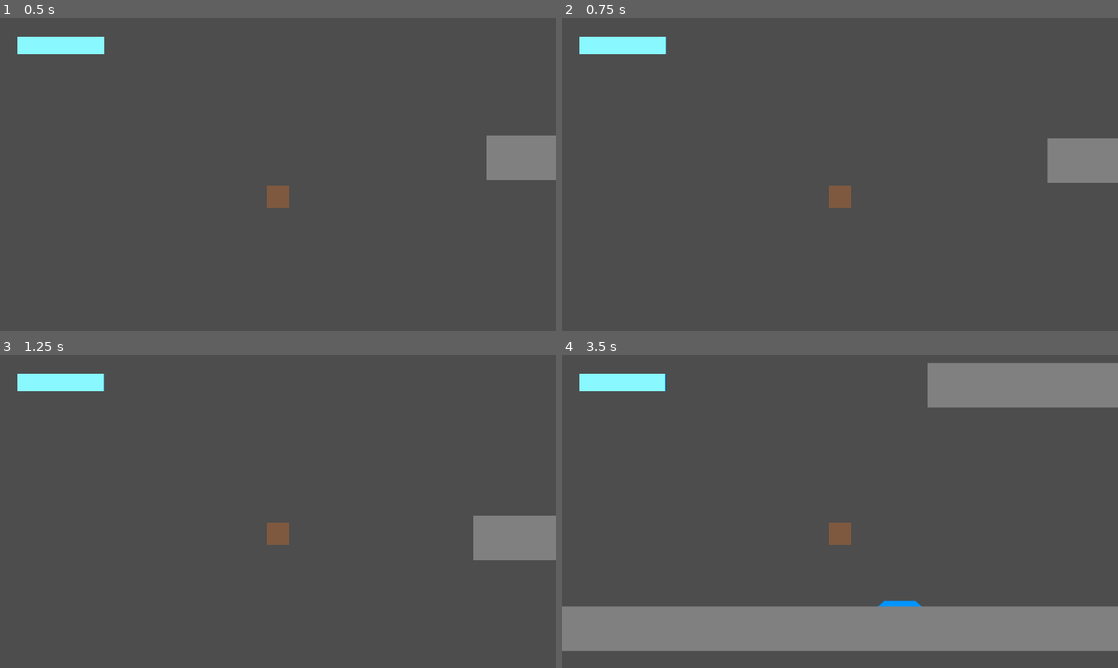
Above: before the commit, frames 1-4 (two rows, left to right).
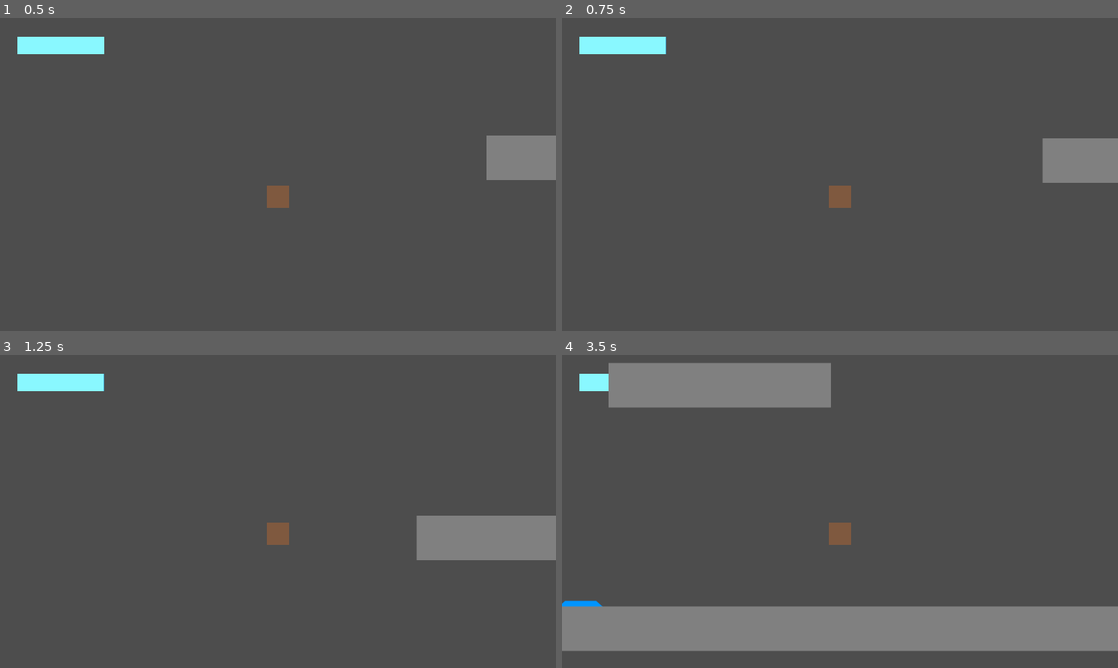
Above: after the commit, the same moments.

Repository: il-Gallone/SpeedJam6
Game: Godot game, scene res://Scenes/test_scene.tscn
Two runs of this game, one before a commit and one after it. Both use one fixed random seed, a clock stepped at 60 frames per second and the inputs below.
Inputs (mouse positions are in pixels of both pictures, inside the frame that each line leads up to):
- Up to frame 1 (0.5 s): no input
- Up to frame 2 (0.75 s): move the mouse to (962, 158) at 0.52 s; hold Right (ui_right) from 0.53 s (still down); tap Space (jump) at 0.6 s
- Up to frame 3 (1.25 s): keep holding Right (ui_right); tap Space (jump) at 0.77, 1.07 s
- Up to frame 4 (3.5 s): move the mouse to (728, 527) at 1.27 s; click (728, 527) at 1.35 s; tap Space (jump) at 1.52, 1.55, 1.82, 2.1, 3.02, 3.05, 3.32 s; move the mouse to (895, 442) at 2.02 s; release Right (ui_right) at 2.03 s; hold Left (ui_left) 2.03-2.78 s; tap Enter at 2.75 s; move the mouse to (812, 574) at 2.77 s; hold Right (ui_right) from 2.78 s (still down); click (812, 574) at 2.85 s

Frame 1 is identical in both runs. In frame 2, 0.1% of the frame differs, in the area x 86-88%, y 38-53%; in frame 3, 1.5%; in frame 4, 11%, in the area x 0-100%, y 2-81%.

Commit message:
Movement feel improved

Diff:
--- a/Scenes/test_scene.tscn
+++ b/Scenes/test_scene.tscn
@@ -27,7 +27,6 @@
 texture = ExtResource("1_1axl6")
 
 [node name="GrapplingHook" type="RayCast2D" parent="Player"]
-scale = Vector2(1, 1)
 target_position = Vector2(0, 0)
 
 [node name="Rope" type="Line2D" parent="Player"]
--- a/Scripts/PlayerController.gd
+++ b/Scripts/PlayerController.gd
@@ -2,15 +2,15 @@
 
 
 @export_category("Movement Parameters")
-@export var maxSpeed: float = 150.0
-@export var acceleration: float = 150.0
-@export var jump_speed: float = -400.0
-@export var airMaxSpeedMod: int = 3
-@export var frictionMod: float = 300.0
-@export var maxSpeedDecel: float = 12.5
+@export var maxSpeed: float = 400.0
+@export var acceleration: float = 800.0
+@export var jump_speed: float = -800.0
+@export var airMaxSpeedMod: int = 2
+@export var frictionMod: float = 800.0
+@export var maxSpeedDecel: float = 1000
 @export var jumpBufferTime: float = 0.1
 @export var maxJumpsAvailable: int = 1
-@export var maxGrappleLength: float = 800.0
+@export var maxGrappleLength: float = 900.0
 
 
 var maxBattery: float = 500.0
@@ -142,7 +142,7 @@
 	jumpsAvailable -= 1
 
 func HookExtend(delta):
-	$GrapplingHook.target_position += Vector2(4000*hookDir, -4000)*delta
+	$GrapplingHook.target_position += Vector2(6000*hookDir, -6000)*delta
 	if $GrapplingHook.target_position.y < -maxGrappleLength:
 		$GrapplingHook.target_position = Vector2(maxGrappleLength*hookDir, -maxGrappleLength)
 		isHookFlying = false
@@ -167,7 +167,7 @@
 	$Rope.remove_point(1)
 	$Rope.add_point($GrapplingHook.target_position)
 
-func HookSwing(delta):
+func HookSwing(_delta):
 	var radius = global_position - hookPos
 	var angle = acos(radius.dot(velocity) / (radius.length() * velocity.length()))
 	var radVel = cos(angle) * velocity.length()
